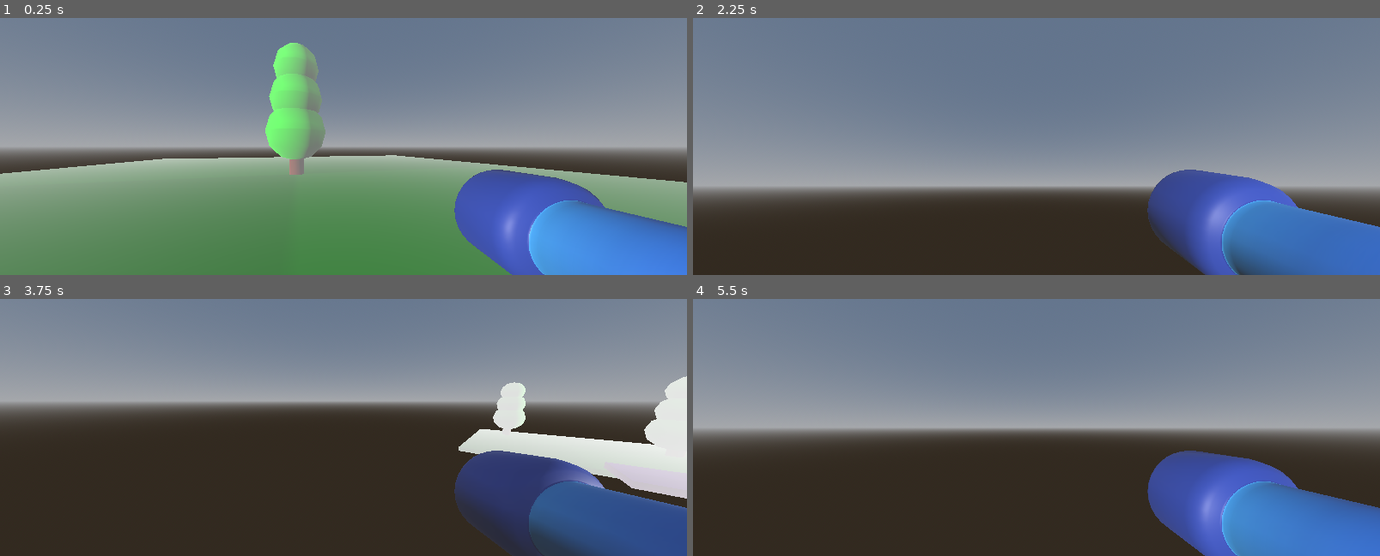
Above: before the commit, frames 1-4 (two rows, left to right).
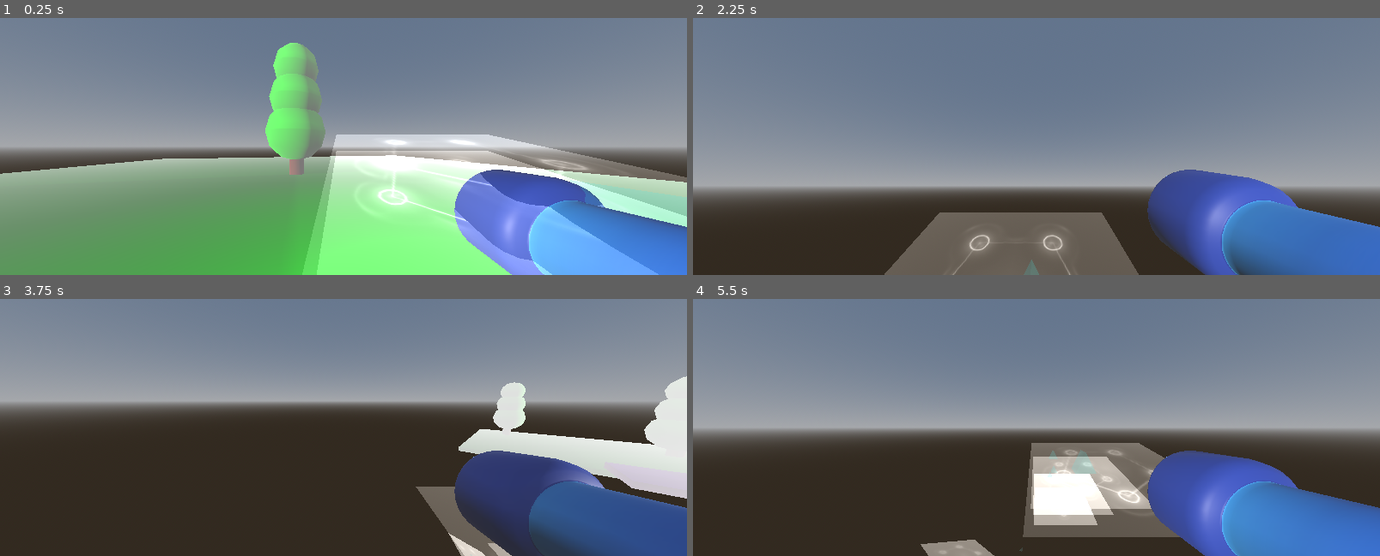
Above: after the commit, the same moments.

Repository: A11enA/fps
Game: Godot game, scene res://Scenes/world.tscn
Two runs of this game, one before a commit and one after it. Both use one fixed random seed, a clock stepped at 60 frames per second and the inputs below.
Inputs (mouse positions are in pixels of both pictures, inside the frame that each line leads up to):
- Up to frame 1 (0.25 s): no input
- Up to frame 2 (2.25 s): move the mouse to (1187, 133) at 0.52 s; hold Right (move_right) 0.53-1.28 s; tap Space (jump_key) at 0.77, 1.52 s; move the mouse to (899, 159) at 1.27 s; hold Down (move_back) 1.28-2.03 s; move the mouse to (1105, 89) at 2.02 s; hold Right (move_right) from 2.03 s (still down)
- Up to frame 3 (3.75 s): move the mouse to (309, 478) at 2.77 s; release Right (move_right) at 2.78 s; hold W (move_forward) 2.78-3.53 s; tap Space (jump_key) at 3.02 s; move the mouse to (549, 466) at 3.52 s; hold Left (move_left) from 3.53 s (still down)
- Up to frame 4 (5.5 s): tap Space (jump_key) at 3.77, 4.52 s; move the mouse to (830, 388) at 4.27 s; move the mouse to (1070, 427) at 5.02 s; release Left (move_left) at 5.03 s; hold Down (move_back) from 5.03 s (still down)

The runs differ from the first frame. In frame 1, 28% of the frame differs, in the area x 11-100%, y 45-100%; in frame 2, 7.4%; in frame 3, 1.3%; in frame 4, 7.3%.

Commit message:
Particles

Diff:
--- a/Scenes/player.tscn
+++ b/Scenes/player.tscn
@@ -1,7 +1,47 @@
-[gd_scene load_steps=4 format=3 uid="uid://57jafxdwq4yp"]
+[gd_scene load_steps=13 format=3 uid="uid://57jafxdwq4yp"]
 
 [ext_resource type="Script" path="res://Code/playerCustom.gd" id="1_c6444"]
 [ext_resource type="PackedScene" uid="uid://bqjmhvjrbgcei" path="res://Assets/Models/gun_model.glb" id="2_cwgka"]
+[ext_resource type="Texture2D" uid="uid://cj0syosfed0dj" path="res://Assets/Textures/magic_01.png" id="3_vvte2"]
+
+[sub_resource type="StandardMaterial3D" id="StandardMaterial3D_ex8xc"]
+transparency = 1
+vertex_color_use_as_albedo = true
+albedo_color = Color(0, 1, 1, 0.168627)
+
+[sub_resource type="Curve" id="Curve_e364b"]
+_data = [Vector2(0, 1), 0.0, 0.0, 0, 0, Vector2(1, 0.172326), 0.0, 0.0, 0, 0]
+point_count = 2
+
+[sub_resource type="CurveTexture" id="CurveTexture_qhdhc"]
+curve = SubResource("Curve_e364b")
+
+[sub_resource type="ParticleProcessMaterial" id="ParticleProcessMaterial_2fi7m"]
+emission_shape = 3
+emission_box_extents = Vector3(0.3, 0.3, 5)
+direction = Vector3(0, 0, 5)
+spread = 180.0
+gravity = Vector3(0, 0, 0)
+scale_curve = SubResource("CurveTexture_qhdhc")
+turbulence_noise_strength = 20.0
+turbulence_noise_scale = 1.0
+
+[sub_resource type="PrismMesh" id="PrismMesh_ff1gw"]
+size = Vector3(0.2, 0.2, 0.2)
+
+[sub_resource type="StandardMaterial3D" id="StandardMaterial3D_mv1u0"]
+transparency = 1
+blend_mode = 1
+shading_mode = 0
+vertex_color_use_as_albedo = true
+albedo_texture = ExtResource("3_vvte2")
+billboard_keep_scale = true
+
+[sub_resource type="ParticleProcessMaterial" id="ParticleProcessMaterial_7rs18"]
+gravity = Vector3(0, 0, 0)
+
+[sub_resource type="PlaneMesh" id="PlaneMesh_q6etd"]
+size = Vector2(1, 1)
 
 [sub_resource type="CapsuleShape3D" id="CapsuleShape3D_u4qw6"]
 height = 1.0
@@ -18,7 +58,24 @@
 [node name="gun_model" parent="Camera3D/Weapon Model" instance=ExtResource("2_cwgka")]
 transform = Transform3D(-0.4, 0, -6.03983e-08, 0, 0.4, 0, 6.03983e-08, 0, -0.4, 0.45, -0.2, -0.3)
 
-[node name="Marker3D" type="Marker3D" parent="Camera3D/Weapon Model/gun_model"]
+[node name="projectile_spawn" type="Marker3D" parent="Camera3D/Weapon Model/gun_model"]
+
+[node name="GPUParticles3D" type="GPUParticles3D" parent="Camera3D/Weapon Model/gun_model/projectile_spawn"]
+transform = Transform3D(1, 0, 0, 0, 1, 0, 0, 0, 1, -1.19209e-07, 0, 0.757841)
+material_override = SubResource("StandardMaterial3D_ex8xc")
+process_material = SubResource("ParticleProcessMaterial_2fi7m")
+draw_pass_1 = SubResource("PrismMesh_ff1gw")
+
+[node name="projectile" type="Area3D" parent="Camera3D/Weapon Model/gun_model/projectile_spawn"]
+visible = false
+
+[node name="GPUParticles3D2" type="GPUParticles3D" parent="Camera3D/Weapon Model/gun_model/projectile_spawn"]
+transform = Transform3D(1, 3.74133e-08, 4.70848e-09, -3.74133e-08, 0.968817, 0.247777, 4.70848e-09, -0.247777, 0.968817, -1.19209e-07, 0, 0.815374)
+material_override = SubResource("StandardMaterial3D_mv1u0")
+process_material = SubResource("ParticleProcessMaterial_7rs18")
+draw_pass_1 = SubResource("PlaneMesh_q6etd")
+
+[node name="muzzle light" type="OmniLight3D" parent="Camera3D/Weapon Model/gun_model"]
 
 [node name="CollisionShape3D" type="CollisionShape3D" parent="."]
 shape = SubResource("CapsuleShape3D_u4qw6")
Binary file added: Assets/Textures/magic_01.png
Not shown, added: Assets/Textures/magic_01.png.import
